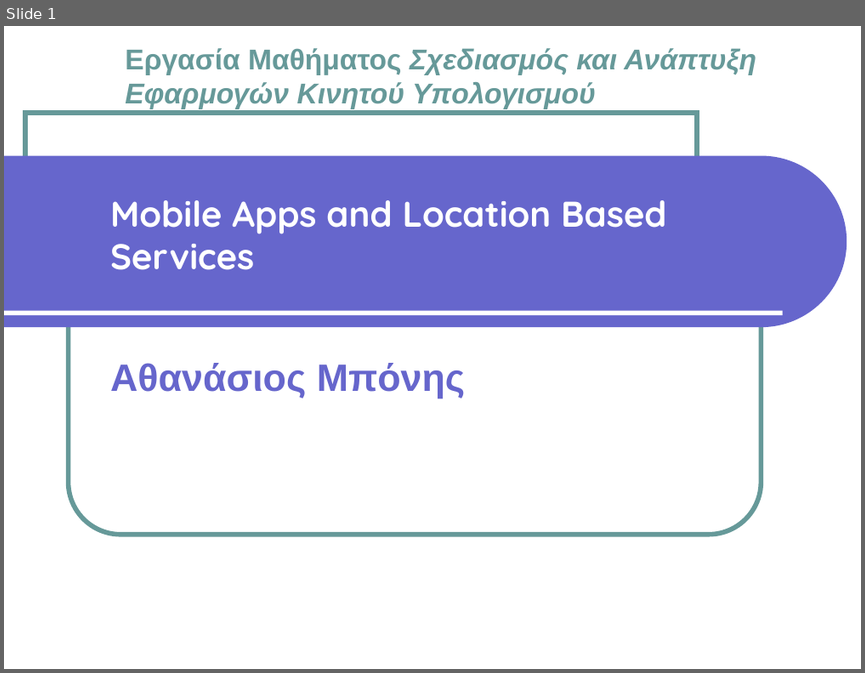
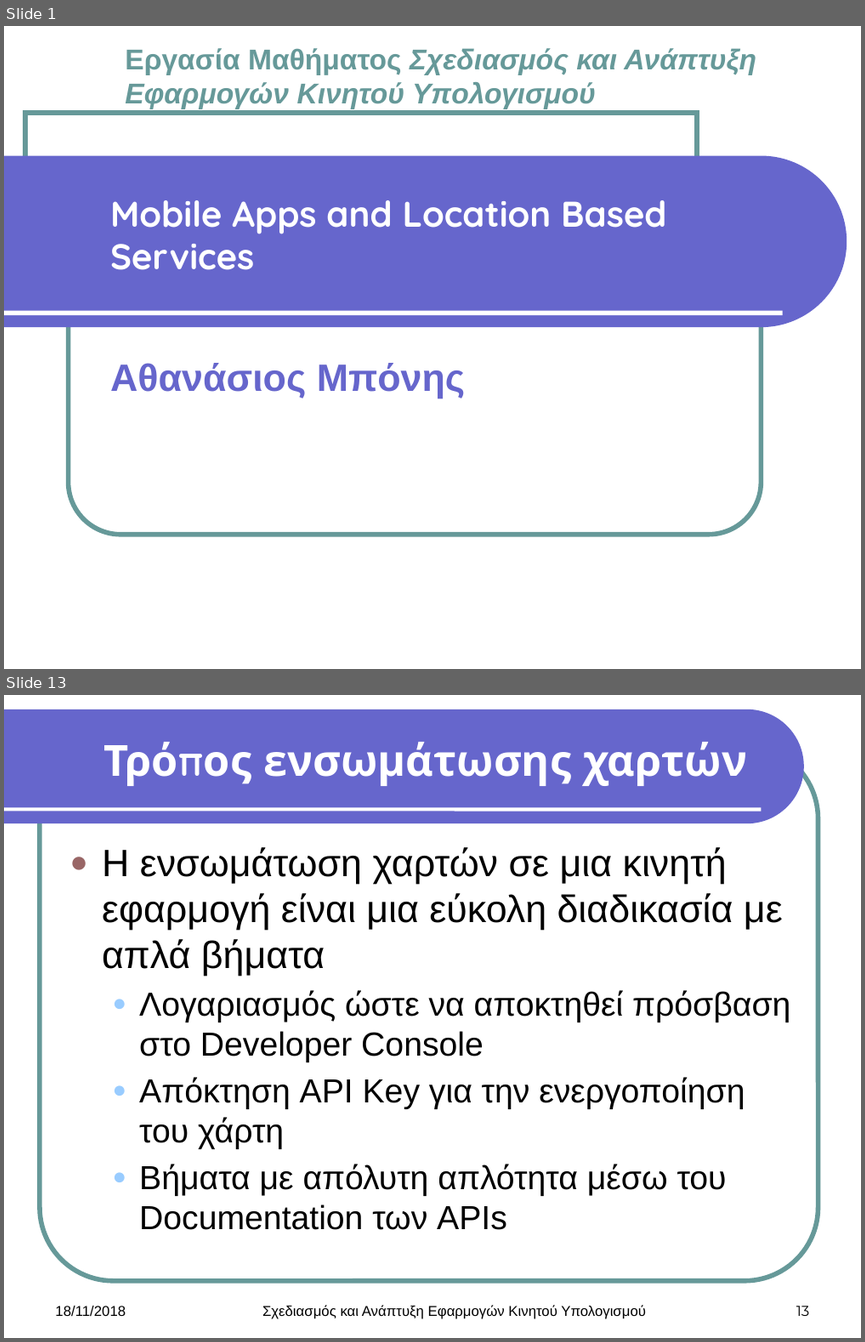
Before and after one commit to AthanCB/Design-and-development-of-mobile-computing, a slide deck: Theory Assignment/Mobile Apps and Location Based Services.pptx. Shown one above the other, each under a label of ours: slide 1 before the commit, slides 1 and 13 after it; the slides between them are not shown. The pictures are 865x673 and 865x1342 pixels, drawn with LibreOffice and Linux fonts; fonts in the diff are those of the drawing; background and template pictures are left out. Boxes give left, top, right and bottom in pixels: in the first picture for what was removed or moved away, otherwise in the second. Text is boxed around its words. In the diff, an @@ line names an element or a change of style, - is before the commit and + after.

```diff
--- a/Theory Assignment/Mobile Apps and Location Based Services.pptx
+++ b/Theory Assignment/Mobile Apps and Location Based Services.pptx
@@ slide 13 added at (x1=4, y1=695, x2=861, y2=1338), background #FFFFFF @@
@@ freeform shape added at (x1=4, y1=709, x2=803, y2=823), fill #6666CC @@
@@ rounded rectangle added at (x1=40, y1=744, x2=818, y2=1280), outline #669999 4 pt @@
@@ title added at (x1=263, y1=742, x2=747, y2=786), 36 pt, text #FFFFFF, bold @@
+Τρόπος ενσωμάτωσης χαρτών
@@ line added from (4, 809) to (760, 809), #FFFFFF 3 pt @@
@@ text added at (x1=102, y1=847, x2=790, y2=1230), 28 pt, text #000000 @@
+● Η ενσωμάτωση χαρτών σε μια κινητή εφαρμογή είναι μια εύκολη διαδικασία με απλά βήματα
+  ● Λογαριασμός ώστε να αποκτηθεί πρόσβαση στο Developer Console
+  ● Απόκτηση API Key για την ενεργοποίηση του χάρτη
+  ● Βήματα με απόλυτη απλότητα μέσω του Documentation των APIs
@@ text added at (x1=55, y1=1305, x2=126, y2=1316), 12 pt, text #000000 @@
+18/11/2018
@@ text added at (x1=262, y1=1304, x2=646, y2=1319), 12 pt, text #000000 @@
+Σχεδιασμός και Ανάπτυξη Εφαρμογών Κινητού Υπολογισμού
@@ page number added at (x1=796, y1=1305, x2=809, y2=1315), 12 pt, text #000000 @@
+13
```
Also in this commit, not shown: 14 other slides added, 1 slide removed, 16 other files.
